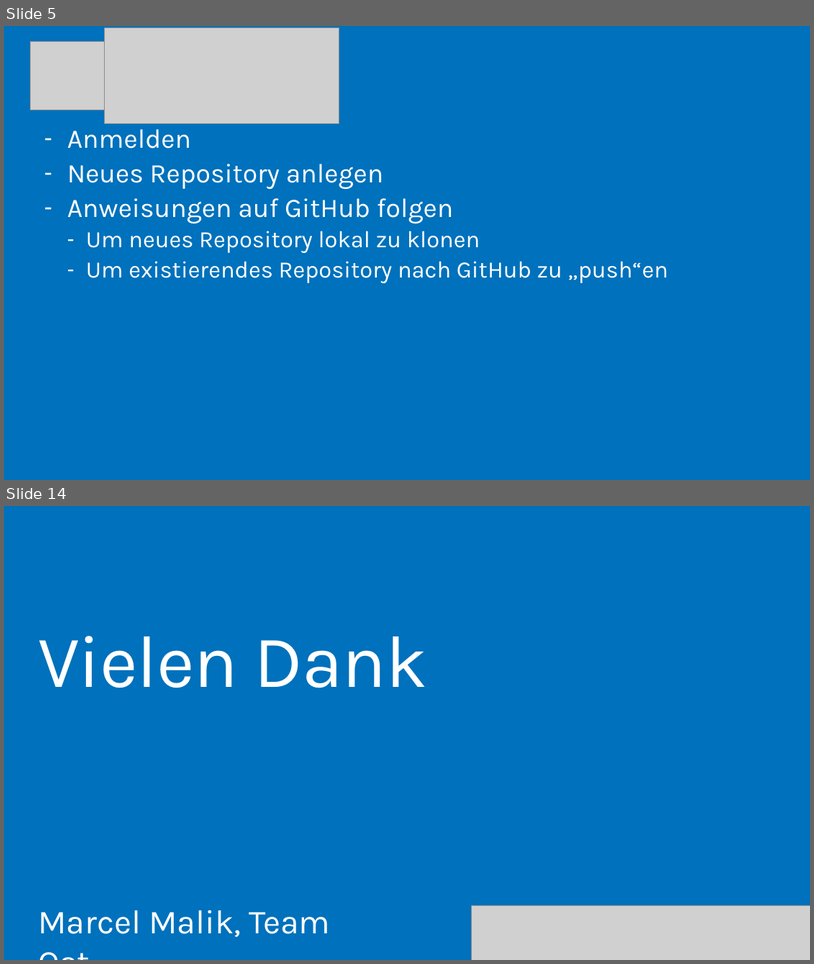
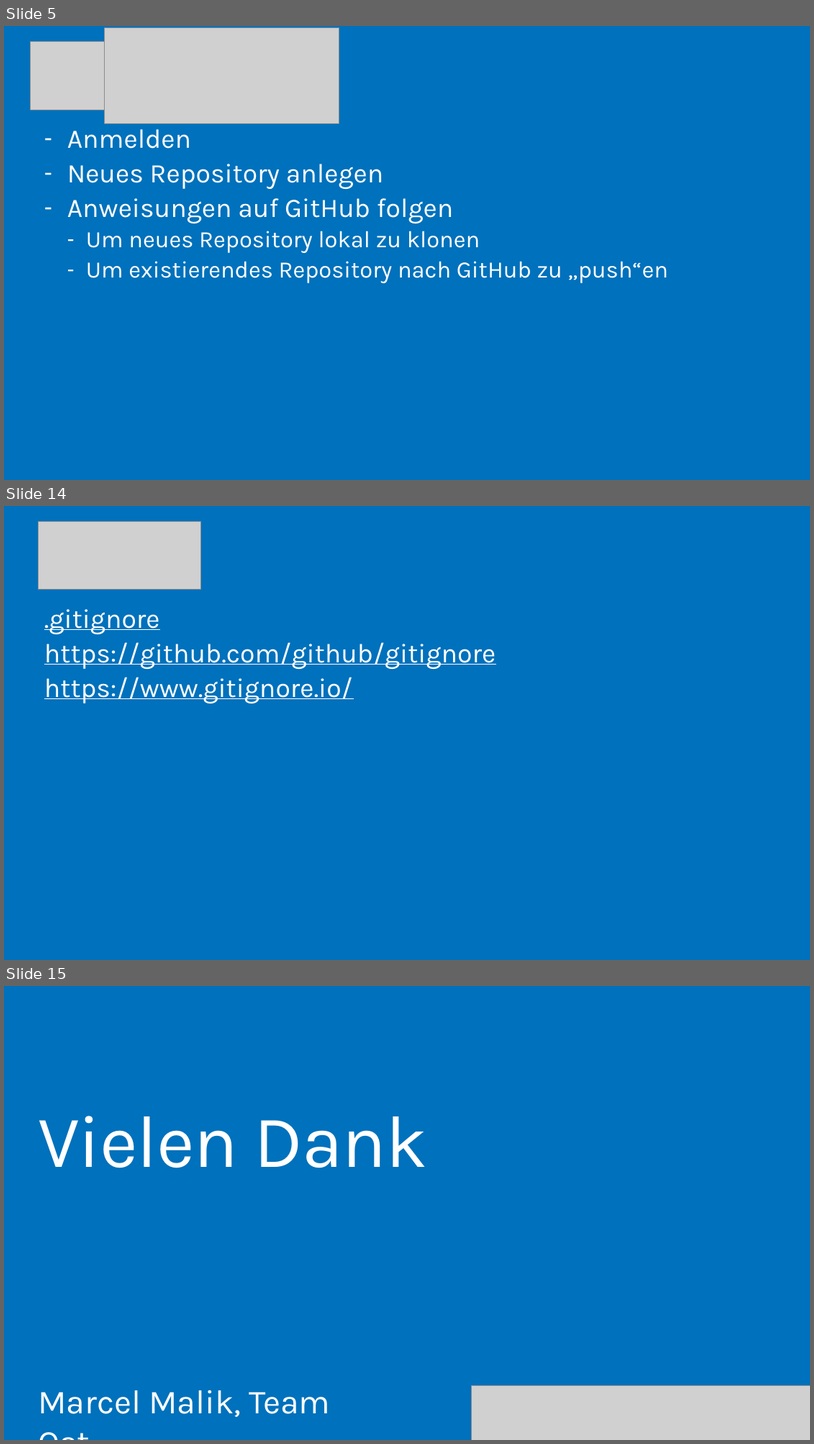
Before and after one commit to MarcelMalik/GitHub-Einfuehrung, a slide deck: GitHub Einführung.pptx. Shown one above the other, each under a label of ours: slides 5 and 14 before the commit, slides 5, 14 and 15 after it; the slides between them are not shown. The pictures are 814x964 and 814x1444 pixels, drawn with LibreOffice and Linux fonts; fonts in the diff are those of the drawing; grey boxes stand for pictures. Boxes give left, top, right and bottom in pixels: in the first picture for what was removed or moved away, otherwise in the second. Text is boxed around its words. In the diff, an @@ line names an element or a change of style, - is before the commit and + after.

```diff
--- a/GitHub Einführung.pptx
+++ b/GitHub Einführung.pptx
@@ slide 14 added at (x1=4, y1=506, x2=810, y2=960), background #0071BC @@
@@ picture added at (x1=39, y1=521, x2=201, y2=589) @@
@@ text added at (x1=44, y1=609, x2=496, y2=704), 32 pt, text #FFFFFF, underline @@
+.gitignore
+https://github.com/github/gitignore
+https://www.gitignore.io/
@@ what was slide 14 is now slide 15 @@
```
Also in this commit, not shown: 9 slides changed, 2 other files.
